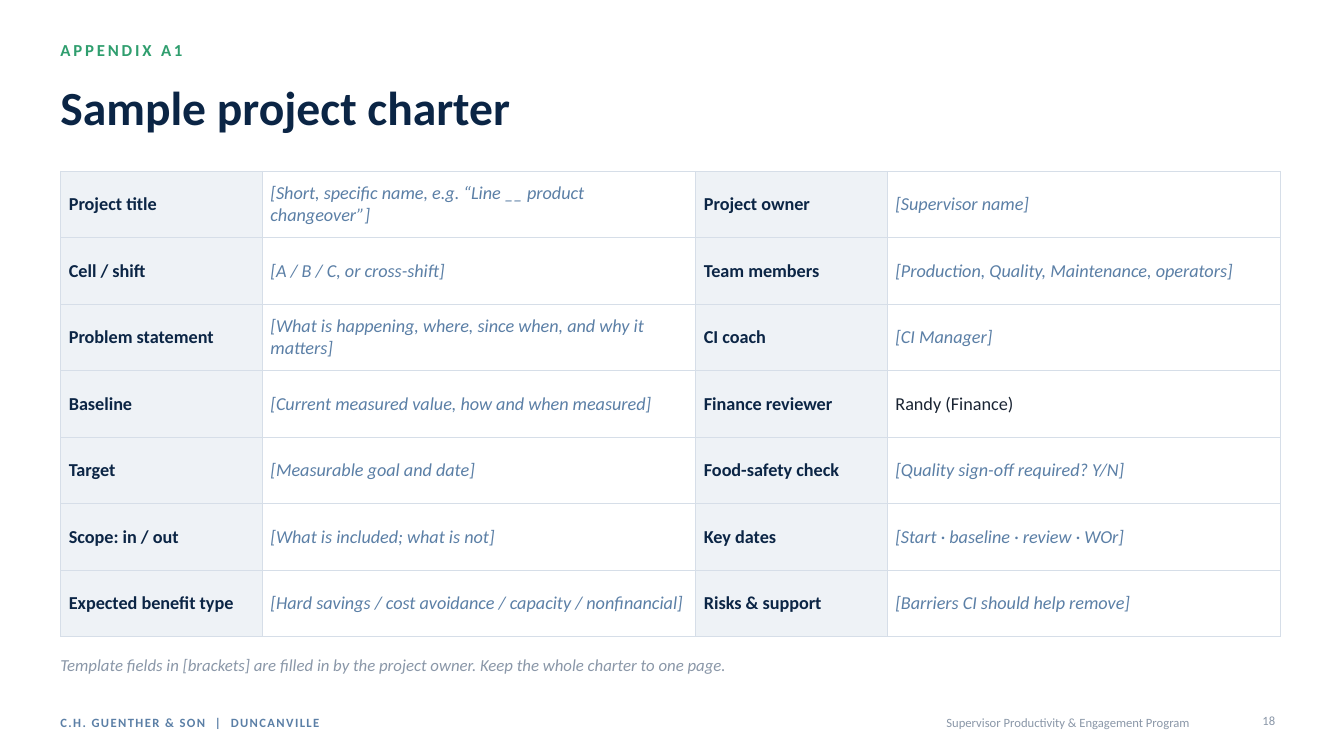
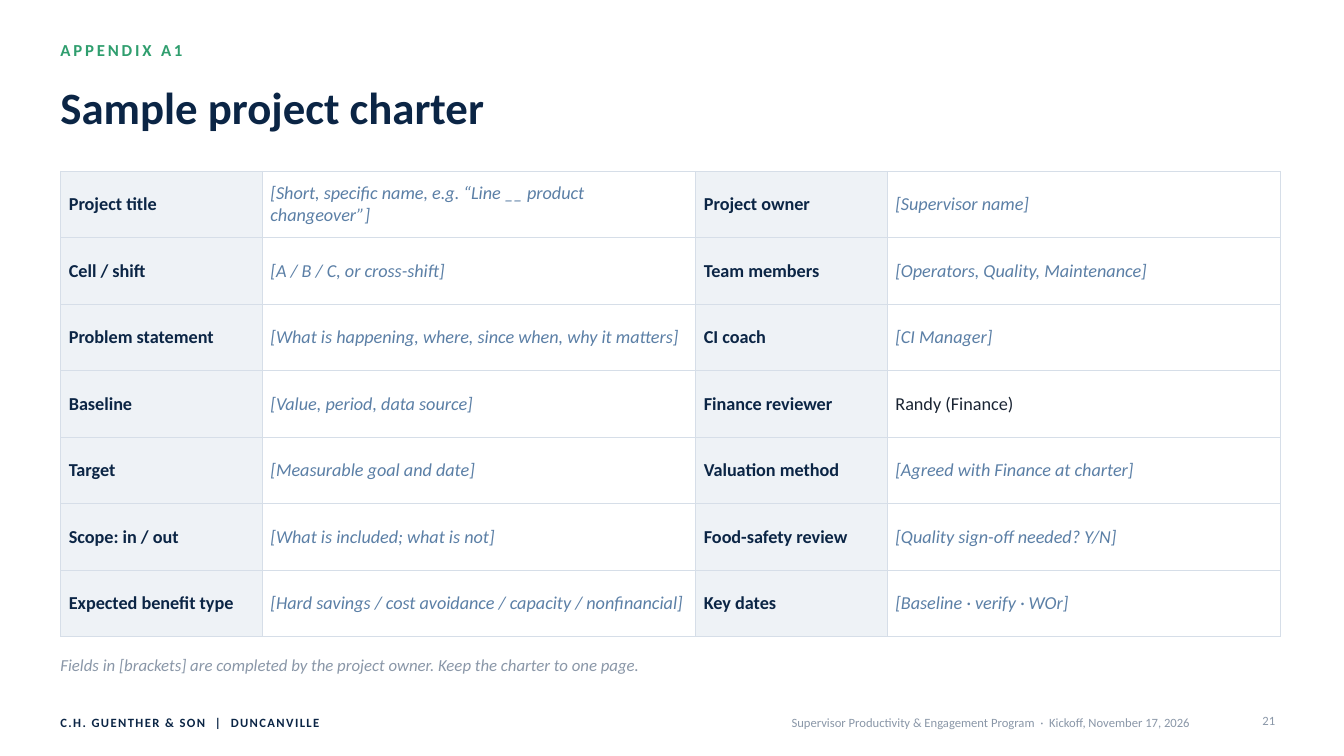
Before and after one commit to mabendeh/QMS_System1, a slide deck: slide 21 of presentations/CHG_Duncanville_Supervisor_Program/CHG_Duncanville_Supervisor_Productivity_Program_Kickoff.pptx (slide 18 before the commit). Drawn at 1344x756 pixels with LibreOffice and Linux fonts; fonts in the diff are those of the drawing. Boxes give left, top, right and bottom in pixels: in the first picture for what was removed or moved away, otherwise in the second. Text is boxed around its words. In the diff, an @@ line names an element or a change of style, - is before the commit and + after.

```diff
--- a/presentations/CHG_Duncanville_Supervisor_Program/CHG_Duncanville_Supervisor_Productivity_Program_Kickoff.pptx
+++ b/presentations/CHG_Duncanville_Supervisor_Program/CHG_Duncanville_Supervisor_Productivity_Program_Kickoff.pptx
@@ title "Sample project charter" at box(60, 92, 484, 132): size 34 to 32 pt @@
@@ table at box(60, 171, 1280, 616) @@
-row 2, column 4: [Production, Quality, Maintenance, operators]
+row 2, column 4: [Operators, Quality, Maintenance]
-row 3, column 2: [What is happening, where, since when, and why it matters]
+row 3, column 2: [What is happening, where, since when, why it matters]
-row 4, column 2: [Current measured value, how and when measured]
+row 4, column 2: [Value, period, data source]
-row 5, column 3: Food-safety check
+row 5, column 3: Valuation method
-row 5, column 4: [Quality sign-off required? Y/N]
+row 5, column 4: [Agreed with Finance at charter]
-row 6, column 3: Key dates
+row 6, column 3: Food-safety review
-row 6, column 4: [Start · baseline · review · WOr]
+row 6, column 4: [Quality sign-off needed? Y/N]
-row 7, column 3: Risks & support
+row 7, column 3: Key dates
-row 7, column 4: [Barriers CI should help remove]
+row 7, column 4: [Baseline · verify · WOr]
@@ text at box(60, 659, 639, 674): text changed @@
-Template fields in [brackets] are filled in by the project owner. Keep the whole charter to one page.
+Fields in [brackets] are completed by the project owner. Keep the charter to one page.
@@ text "C.H. GUENTHER & SON | ..." at box(60, 718, 320, 727): text colour #5B7FA6 to #0B2545 @@
@@ text at box(792, 718, 1190, 729): text changed @@
-Supervisor Productivity & Engagement Program
+Supervisor Productivity & Engagement Program · Kickoff, November 17, 2026
@@ page number at box(1262, 717, 1275, 725): text changed @@
-18
+21
```
Also in this commit, not shown: 14 other slides changed, 9 slides added, 6 slides removed, 3 other files.
